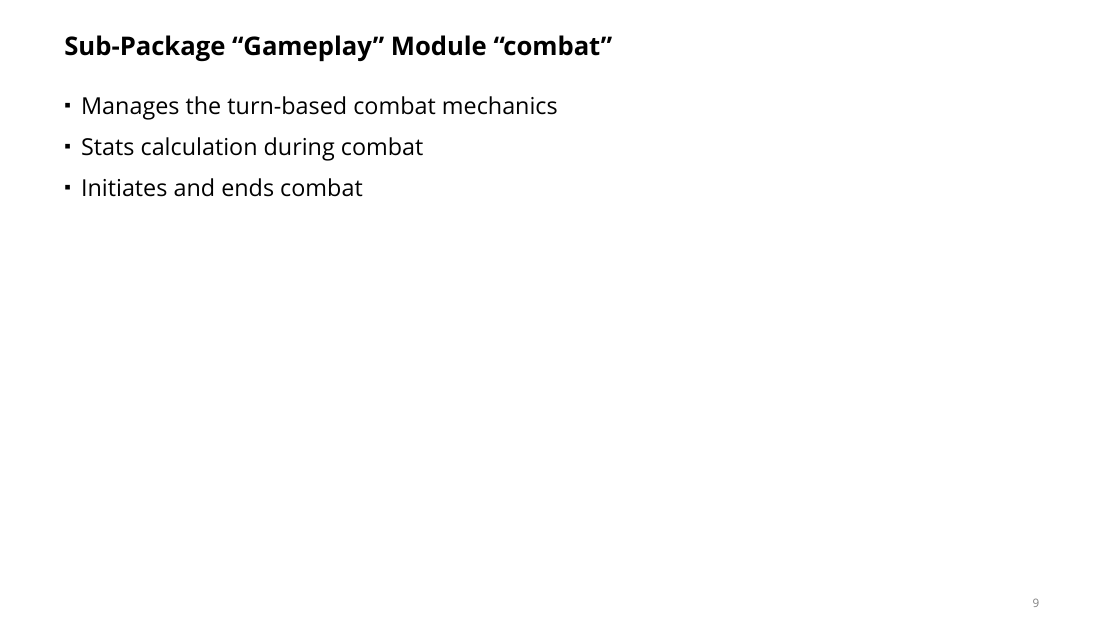
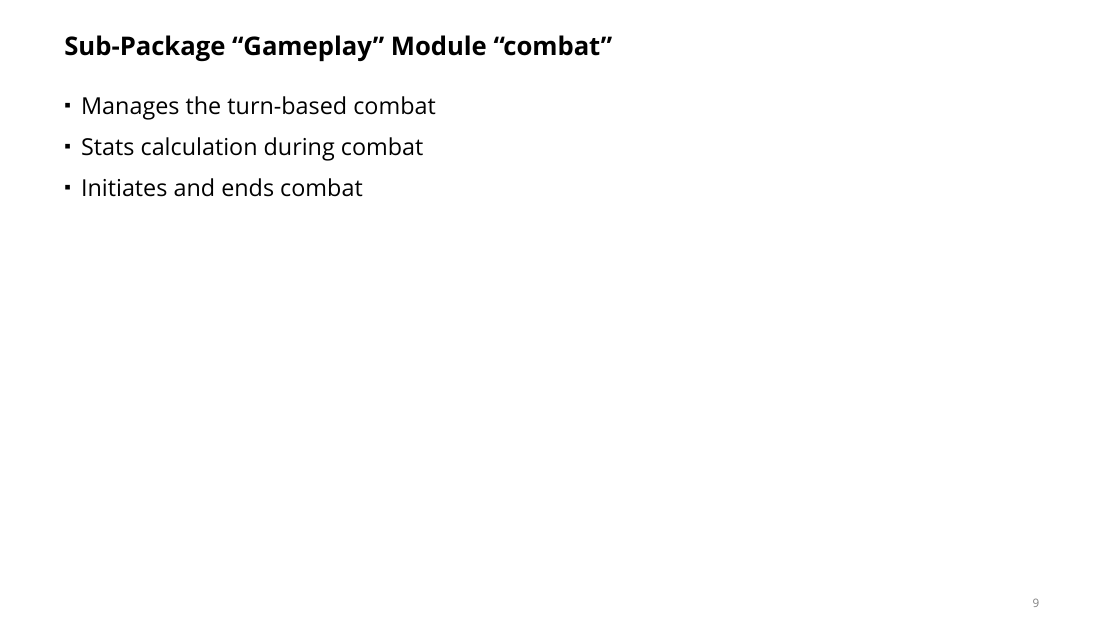
Before and after one commit to Kunnn12/DATA533_Project, a slide deck: slide 9 of Simple Battle.pptx. Drawn at 1120x630 pixels with LibreOffice and Linux fonts; fonts in the diff are those of the drawing. Boxes give left, top, right and bottom in pixels: in the first picture for what was removed or moved away, otherwise in the second. Text is boxed around its words. In the diff, an @@ line names an element or a change of style, - is before the commit and + after.

```diff
--- a/Simple Battle.pptx
+++ b/Simple Battle.pptx
@@ text at box(81, 96, 436, 120): text changed @@
-▪ Manages the turn-based combat mechanics
+▪ Manages the turn-based combat
```
Also in this commit, not shown: 1 other file.
